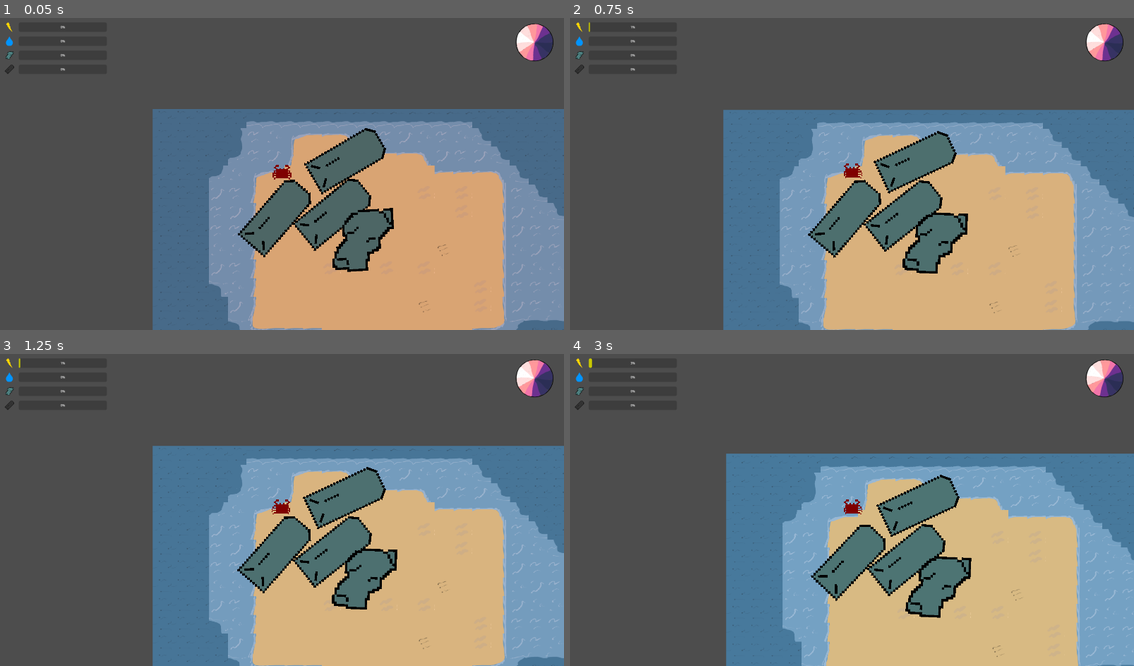
Above: before the commit, frames 1-4 (two rows, left to right).
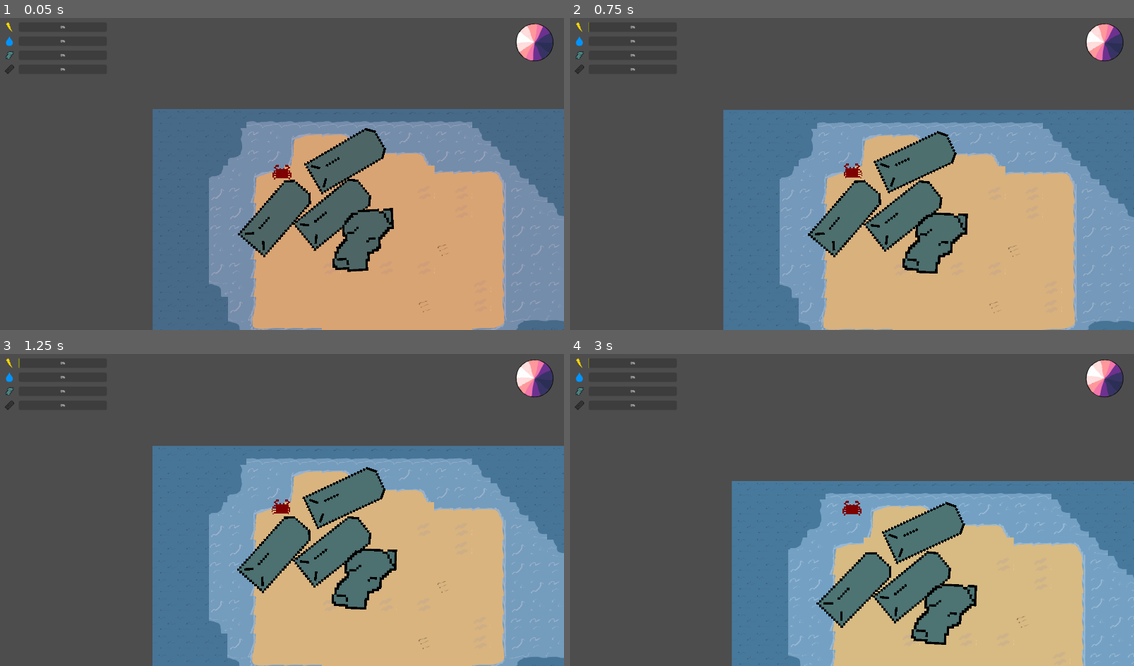
Above: after the commit, the same moments.

Repository: nporposoft/crabs-on-the-island
Game: Godot game, scene res://scenes/island_v1/island_v1.tscn
The game is run twice, just before and just after one commit, with the same random seed, the same clock (stepped at 60 frames per second) and the same inputs.
Inputs:
- Up to frame 1 (0.05 s): no input
- Up to frame 2 (0.75 s): hold D (move_right) from 0.53 s (still down); hold Shift (dodge) from 0.53 s (still down)
- Up to frame 3 (1.25 s): keep holding D (move_right); keep holding Shift (dodge)
- Up to frame 4 (3 s): release D (move_right) at 1.28 s; release Shift (dodge) at 1.28 s; hold S (move_down) 1.28-2.03 s; tap Shift (dodge) at 1.35, 2.85 s; hold D (move_right) 2.03-2.78 s; hold Shift (dodge) 2.03-2.78 s; hold W (move_up) from 2.78 s (still down)

Frame 1 is identical in both runs. In frame 2, 0.2% of the frame differs, in the area x 3-93%, y 1-100%; in frame 3, 0.5%; in frame 4, 22%, in the area x 3-100%, y 1-100%.

Commit message:
refactor player inputs and crab movement

Diff:
--- a/Player.gd
+++ b/Player.gd
@@ -2,74 +2,24 @@
 
 extends Node
 
-var _character: RigidBody2D
 
-var dodgeCooldown = 0.0
-var dodgeCooldownMax = 1.67
-var lateralDodgeMult = 50.0
-var canDodge = true
+func _process(delta: float) -> void:
+	_process_movement()
+	_process_dodge()
+	_update_camera_position()
 
 
-func _tickCooldowns(_delta: float) -> void:
-	if dodgeCooldown > 0.0:
-		dodgeCooldown -= _delta
-		if dodgeCooldown <= 0.0:
-			canDodge = true
+func _process_dodge() -> void:
+	if Input.is_action_just_pressed("dodge"):
+		$Crab.dodge()
 
 
-func _ready() -> void:
-	_character = $Crab
+func _process_movement() -> void:
+	var moveInput: Vector2
+	moveInput.x = Input.get_action_strength("move_right") - Input.get_action_strength("move_left")
+	moveInput.y = Input.get_action_strength("move_down") - Input.get_action_strength("move_up")
+	$Crab.move(moveInput)
 
 
-func _process(delta: float) -> void:
-	var moveDir = Vector2(0.0, 0.0)
-	if Input.is_action_pressed("move_up"):
-		moveDir.y = -1.0
-		if Input.is_action_pressed("dodge") and canDodge:
-			if Input.is_action_pressed("move_left"):
-				_character.apply_central_impulse(Vector2(-1.0, -1.0).normalized() * _character._stats.move_speed * lateralDodgeMult)
-			elif Input.is_action_pressed("move_right"):
-				_character.apply_central_impulse(Vector2(1.0, -1.0).normalized() * _character._stats.move_speed * lateralDodgeMult)
-			else:
-				_character.apply_central_impulse(Vector2(0.0, -1.0) * _character._stats.move_speed * lateralDodgeMult)
-			dodgeCooldown = dodgeCooldownMax
-			canDodge = false
-	if Input.is_action_pressed("move_down"):
-		moveDir.y = 1.0
-		if Input.is_action_pressed("dodge") and canDodge:
-			if Input.is_action_pressed("move_left"):
-				_character.apply_central_impulse(Vector2(-1.0, 1.0).normalized() * _character._stats.move_speed * lateralDodgeMult)
-			elif Input.is_action_pressed("move_right"):
-				_character.apply_central_impulse(Vector2(1.0, 1.0).normalized() * _character._stats.move_speed * lateralDodgeMult)
-			else:
-				_character.apply_central_impulse(Vector2(0.0, 1.0) * _character._stats.move_speed * lateralDodgeMult)
-			dodgeCooldown = dodgeCooldownMax
-			canDodge = false
-	if Input.is_action_pressed("move_left"):
-		moveDir.x = -1.0
-		if Input.is_action_pressed("dodge") and canDodge:
-			if Input.is_action_pressed("move_up"):
-				_character.apply_central_impulse(Vector2(-1.0, -1.0).normalized() * _character._stats.move_speed * lateralDodgeMult)
-			elif Input.is_action_pressed("move_down"):
-				_character.apply_central_impulse(Vector2(-1.0, 1.0).normalized() * _character._stats.move_speed * lateralDodgeMult)
-			else:
-				_character.apply_central_impulse(Vector2(-1.0, 0.0) * _character._stats.move_speed * lateralDodgeMult)
-			dodgeCooldown = dodgeCooldownMax
-			canDodge = false
-	if Input.is_action_pressed("move_right"):
-		moveDir.x = 1.0
-		if Input.is_action_pressed("dodge") and canDodge:
-			if Input.is_action_pressed("move_up"):
-				_character.apply_central_impulse(Vector2(1.0, -1.0).normalized() * _character._stats.move_speed * lateralDodgeMult)
-			elif Input.is_action_pressed("move_down"):
-				_character.apply_central_impulse(Vector2(1.0, 1.0).normalized() * _character._stats.move_speed * lateralDodgeMult)
-			else:
-				_character.apply_central_impulse(Vector2(1.0, 0.0) * _character._stats.move_speed * lateralDodgeMult)
-			dodgeCooldown = dodgeCooldownMax
-			canDodge = false
-
-	_character.apply_central_impulse(moveDir.normalized() * _character._stats.move_speed)
-
-	$Camera2D.position = _character.position
-
-	_tickCooldowns(delta)
+func _update_camera_position() -> void:
+	$Camera2D.position = $Crab.position
--- a/crabs/Crab.gd
+++ b/crabs/Crab.gd
@@ -3,14 +3,21 @@
 extends RigidBody2D
 
 @export var move_battery_usage: float = 0.1
-@export var dash_battery_usage: float = 0.5
+@export var dodge_battery_usage: float = 0.5
 @export var harvest_battery_usage: float = 0.1
+@export var dodge_cooldown_seconds: float = 1.67
+@export var dodge_speed_multiplier: float = 1.5
 
-enum Directions { UP, DOWN, LEFT, RIGHT }
+const movementThreshold: float = 0.5
+
+enum Directions { UP, UP_LEFT, LEFT, DOWN_LEFT, DOWN, DOWN_RIGHT, RIGHT, UP_RIGHT }
 var _direction: Directions = Directions.DOWN
+
 enum States { IDLE, RUNNING, DODGING, ATTACKING, REPRODUCING, OUT_OF_BATTERY }
 var _state: States = States.IDLE
+
 var _current_animation: String
+var _dodge_cooldown_timer: Timer
 
 var _body_resources: Dictionary = {
 	"iron": 0,
@@ -29,11 +36,20 @@
 	"size": 1,
 	"hit_points": 10,
 	"strength": 10,
-	"move_speed": 100.0,
+	"move_speed": 5000.0,
 	"solar_efficiency": 0.2,
 	"battery_capacity": 10,
 	"harvest_speed": 10
 }
+
+
+func _ready() -> void:
+	_dodge_cooldown_timer = Timer.new()
+	_dodge_cooldown_timer.wait_time = dodge_cooldown_seconds
+	_dodge_cooldown_timer.one_shot = true
+	_dodge_cooldown_timer.timeout.connect(func() -> void:
+		_state = States.IDLE
+	)
 
 
 func init(body_resources: Dictionary, stats: Dictionary) -> void:
@@ -41,7 +57,24 @@
 	_stats = stats
 
 
+func move(movementDirection: Vector2) -> void:
+	_state = States.RUNNING
+	_direction = _get_direction_from_vector(movementDirection)
+	apply_central_force(movementDirection.normalized() * _stats.move_speed)
+
+
+func dodge() -> void:
+	if !_state in [States.IDLE, States.RUNNING]:
+		return
+
+	_state = States.DODGING
+	var direction: Vector2 = _get_vector_from_direction(_direction)
+	apply_central_impulse(direction * _stats.move_speed * dodge_speed_multiplier)
+	_modify_battery_energy(-dodge_battery_usage)
+
+
 func _process(delta: float) -> void:
+	_update_movement_state()
 	_update_animation_state()
 	_harvest_sunlight(delta)
 	_deplete_battery_from_movement(delta)
@@ -51,32 +84,75 @@
 	var time: float = WorldClock.time
 	if time > 0.25 && time < 0.75:
 		var gained_energy: float = _stats.solar_efficiency * delta
-		_set_battery_energy(_carried_resources.battery_energy + gained_energy)
+		_modify_battery_energy(gained_energy)
 
 
 func _deplete_battery_from_movement(delta: float) -> void:
-	if !_is_moving():
+	if _state != States.RUNNING:
 		return
 
 	var lost_energy: float = move_battery_usage * delta
-	_set_battery_energy(_carried_resources.battery_energy - lost_energy)
+	_modify_battery_energy(-lost_energy)
 
 
-func _set_battery_energy(value: float) -> void:
-	_carried_resources.battery_energy = clampf(value, 0, _stats.battery_capacity)
+func _modify_battery_energy(value: float) -> void:
+	_carried_resources.battery_energy = clampf(_carried_resources.battery_energy + value, 0, _stats.battery_capacity)
+
+
+func _update_movement_state() -> void:
+	# TODO: do we need to gate against any states here?
+	if linear_velocity.length() < movementThreshold:
+		_state = States.IDLE
 
 
 func _update_animation_state() -> void:
 	var animation: String
-	if _is_moving():
-		animation = "move"
-	else:
-		animation = "idle"
+	match _state:
+		States.IDLE:
+			animation = "idle"
+		States.RUNNING:
+			animation = "move"
 
 	if animation != _current_animation:
 		_current_animation = animation
 		$AnimatedSprite2D.play(_current_animation)
 
 
-func _is_moving() -> bool:
-	return linear_velocity.length() > 1
+func _get_direction_from_vector(vector: Vector2) -> Directions:
+	if vector.x > movementThreshold && vector.y < -movementThreshold:
+		return Directions.UP_RIGHT
+	if vector.x > movementThreshold && vector.y > movementThreshold:
+		return Directions.DOWN_RIGHT
+	if vector.x < -movementThreshold && vector.y < -movementThreshold:
+		return Directions.UP_LEFT
+	if vector.x < -movementThreshold && vector.y > movementThreshold:
+		return Directions.DOWN_LEFT
+	if vector.y < -movementThreshold:
+		return Directions.UP
+	if vector.y > movementThreshold:
+		return Directions.DOWN
+	if vector.x < -movementThreshold:
+		return Directions.LEFT
+	# default to right
+	return Directions.RIGHT
+
+
+func _get_vector_from_direction(direction: Directions) -> Vector2:
+	# default to right
+	var vector: Vector2 = Vector2.RIGHT
+	match direction:
+		Directions.UP:
+			vector = Vector2.UP
+		Directions.UP_LEFT:
+			vector = Vector2.UP + Vector2.LEFT
+		Directions.LEFT:
+			vector = Vector2.LEFT
+		Directions.DOWN_LEFT:
+			vector = Vector2.DOWN + Vector2.LEFT
+		Directions.DOWN:
+			vector = Vector2.DOWN
+		Directions.DOWN_RIGHT:
+			vector = Vector2.DOWN + Vector2.RIGHT
+		Directions.UP_RIGHT:
+			vector = Vector2.UP + Vector2.RIGHT
+	return vector.normalized()
--- a/crabs/CrabStatsDebug.gd
+++ b/crabs/CrabStatsDebug.gd
@@ -11,6 +11,8 @@
 		_available_properties.push_back(["_carried_resources",property])
 	for property in _crab._stats.keys():
 		_available_properties.push_back(["_stats",property])
+	_available_properties.push_back(["_state"])
+	_available_properties.push_back(["_direction"])
 
 func _process(_delta: float) -> void:
 	if !Debug.enabled:
@@ -21,5 +23,19 @@
 		_current_stat_index = (_current_stat_index + 1) % _available_properties.size()
 
 	var stat: Array = _available_properties[_current_stat_index]
-	var value: String = str(_crab[stat[0]][stat[1]])
-	text = stat[0] + "." + stat[1] + ": " + value
+	var value = _get_stat(stat)
+	text = value[0] + ": " + value[1]
+
+# Returns array of [name, value]
+func _get_stat(path: Array) -> Array:
+	var value: String
+	var name: String
+
+	if path.size() == 1:
+		name = path[0]
+		value = str(_crab[path[0]])
+	else:
+		name = path[0] + "." + path[1]
+		value = str(_crab[path[0]][path[1]])
+
+	return [name, value]
--- a/scenes/island_v1/island_v1.tscn
+++ b/scenes/island_v1/island_v1.tscn
@@ -1,11 +1,11 @@
 [gd_scene load_steps=9 format=4 uid="uid://co582gapcsfm4"]
 
-[ext_resource type="PackedScene" uid="uid://cx2ye0w0rqf4n" path="res://hud.tscn" id="1_gs3nj"]
 [ext_resource type="Texture2D" uid="uid://dovldgw8fq5vi" path="res://assets/temp-tilemap.png" id="1_gs215"]
 [ext_resource type="PackedScene" uid="uid://c0mfa4rplirjk" path="res://player.tscn" id="2_0en58"]
 [ext_resource type="PackedScene" uid="uid://2uy6byy1384y" path="res://scenes/day_night_cycle.tscn" id="2_4tlql"]
 [ext_resource type="PackedScene" uid="uid://ch3lyfrb4hms3" path="res://crabs/Crab.tscn" id="3_s85qb"]
 [ext_resource type="PackedScene" uid="uid://b530dsmiuti0k" path="res://resource.tscn" id="6_2lyxb"]
+[ext_resource type="PackedScene" path="res://hud.tscn" id="6_63d84"]
 
 [sub_resource type="TileSetAtlasSource" id="TileSetAtlasSource_t8rii"]
 texture = ExtResource("1_gs215")
@@ -55,9 +55,6 @@
 
 [node name="IslandV1" type="Node2D"]
 
-[node name="hud" parent="." node_paths=PackedStringArray("_player") instance=ExtResource("1_gs3nj")]
-_player = NodePath("../Player")
-
 [node name="DayNightCycle" parent="." instance=ExtResource("2_4tlql")]
 
 [node name="TileMapLayer" type="TileMapLayer" parent="."]
@@ -85,4 +82,7 @@
 position = Vector2(698, 431)
 is_chunk = true
 
+[node name="hud" parent="." node_paths=PackedStringArray("_player") instance=ExtResource("6_63d84")]
+_player = NodePath("../Player")
+
 [editable path="DayNightCycle"]
